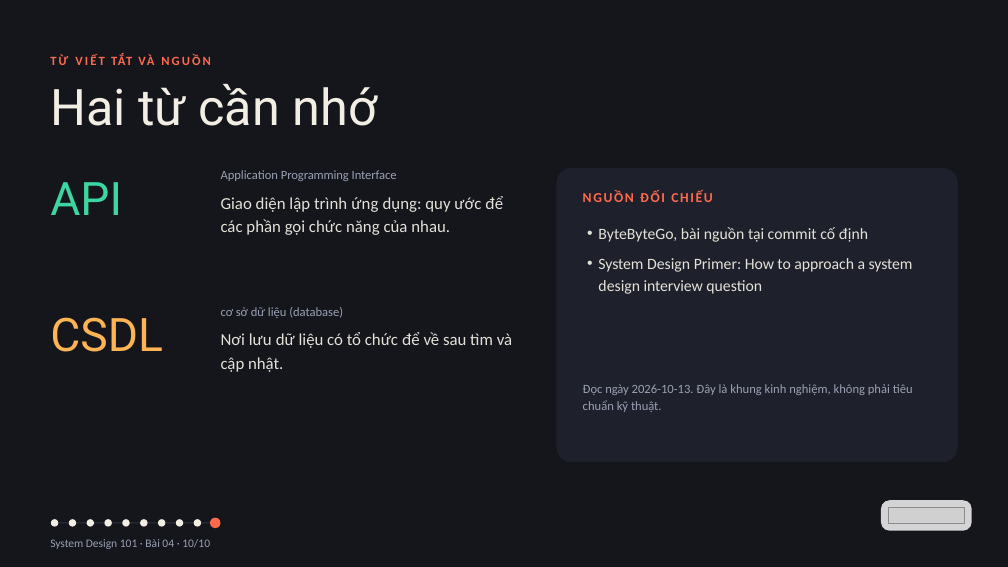
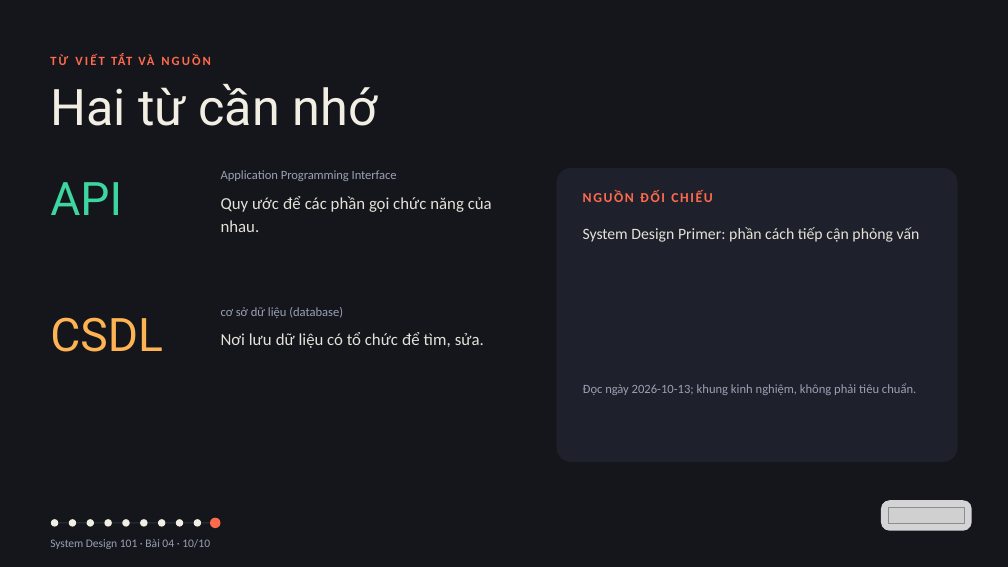
Before and after one commit to vohoailinh90/tool-marketing-studio, a slide deck: slide 10 of system-design-101/vi/lessons/sd-05-004/slides/sd-05-004.pptx. Drawn at 1008x567 pixels with LibreOffice and Linux fonts; fonts in the diff are those of the drawing; grey boxes stand for pictures. Boxes give left, top, right and bottom in pixels: in the first picture for what was removed or moved away, otherwise in the second. Text is boxed around its words. In the diff, an @@ line names an element or a change of style, - is before the commit and + after.

```diff
--- a/system-design-101/vi/lessons/sd-05-004/slides/sd-05-004.pptx
+++ b/system-design-101/vi/lessons/sd-05-004/slides/sd-05-004.pptx
@@ text at (x1=221, y1=196, x2=492, y2=232): text changed @@
-Giao diện lập trình ứng dụng: quy ước để các phần gọi chức năng của nhau.
+Quy ước để các phần gọi chức năng của nhau.
@@ text at (x1=583, y1=227, x2=920, y2=242): text changed @@
-• ByteByteGo, bài nguồn tại commit cố định
-• System Design Primer: How to approach a system design interview question
+System Design Primer: phần cách tiếp cận phỏng vấn
@@ text at (x1=221, y1=332, x2=484, y2=348): text changed @@
-Nơi lưu dữ liệu có tổ chức để về sau tìm và cập nhật.
+Nơi lưu dữ liệu có tổ chức để tìm, sửa.
@@ text at (x1=583, y1=383, x2=916, y2=395): text changed @@
-Đọc ngày 2026-10-13. Đây là khung kinh nghiệm, không phải tiêu chuẩn kỹ thuật.
+Đọc ngày 2026-10-13; khung kinh nghiệm, không phải tiêu chuẩn.
```
Also in this commit, not shown: 6 other slides changed, 4 other files.
